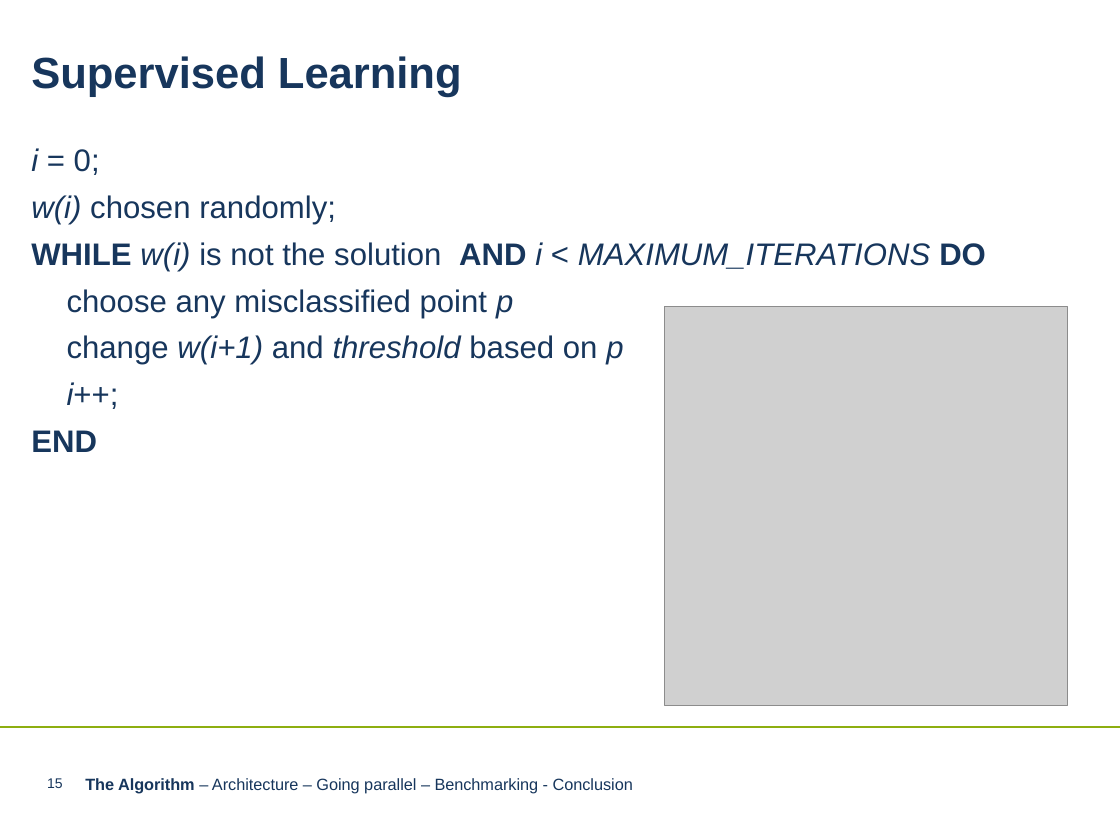
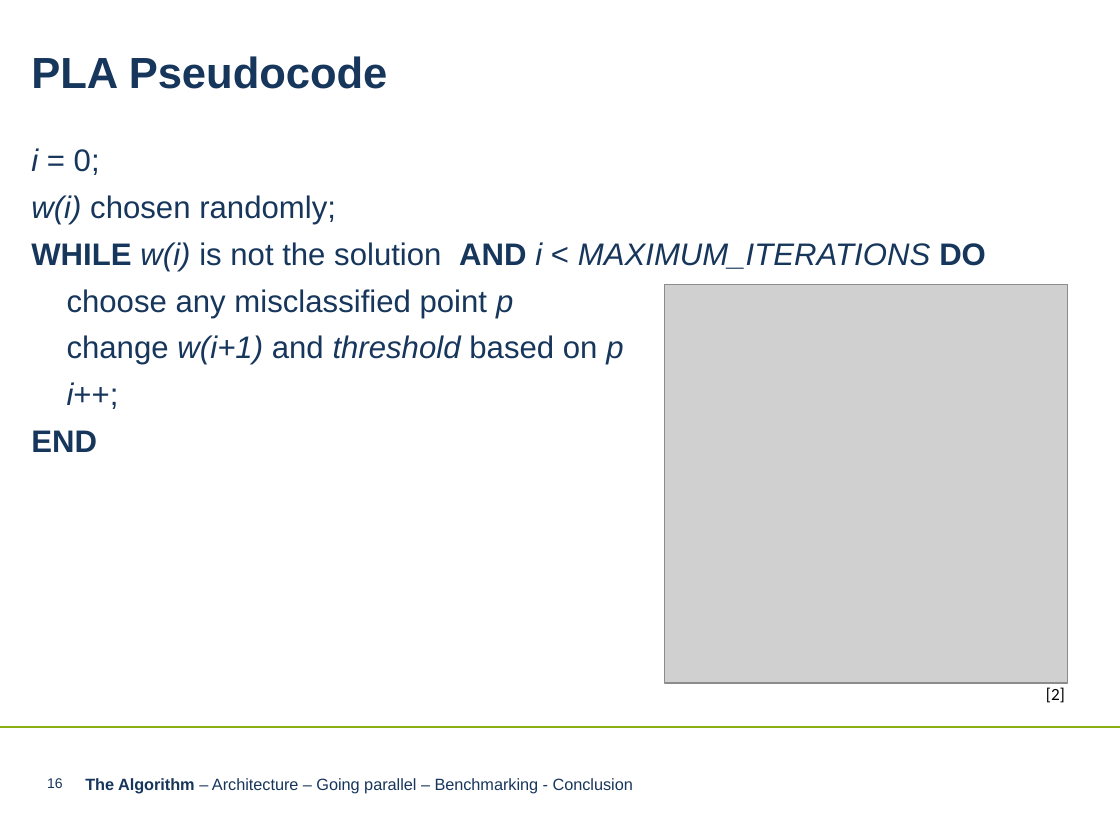
Before and after one commit to LnFlg/Perceptron, a slide deck: slide 16 of Perceptron Algorithm neueres PPT-Format.pptx (slide 15 before the commit). Drawn at 1120x840 pixels with LibreOffice and Linux fonts; fonts in the diff are those of the drawing; grey boxes stand for pictures; background and template pictures are left out. Boxes give left, top, right and bottom in pixels: in the first picture for what was removed or moved away, otherwise in the second. Text is boxed around its words. In the diff, an @@ line names an element or a change of style, - is before the commit and + after.

```diff
--- a/Perceptron Algorithm neueres PPT-Format.pptx
+++ b/Perceptron Algorithm neueres PPT-Format.pptx
@@ text at (31,56,388,89): text changed @@
-Supervised Learning
+PLA Pseudocode
@@ picture: place and size @@
-picture at (665,307,1068,706)
+picture at (665,284,1068,683)
@@ text added at (1046,687,1065,703), 11 pt, text #000000 @@
+[2]
@@ page number at (47,778,63,788): text changed @@
-15
+16
```
Also in this commit, not shown: 26 other slides changed, 4 slides added.
